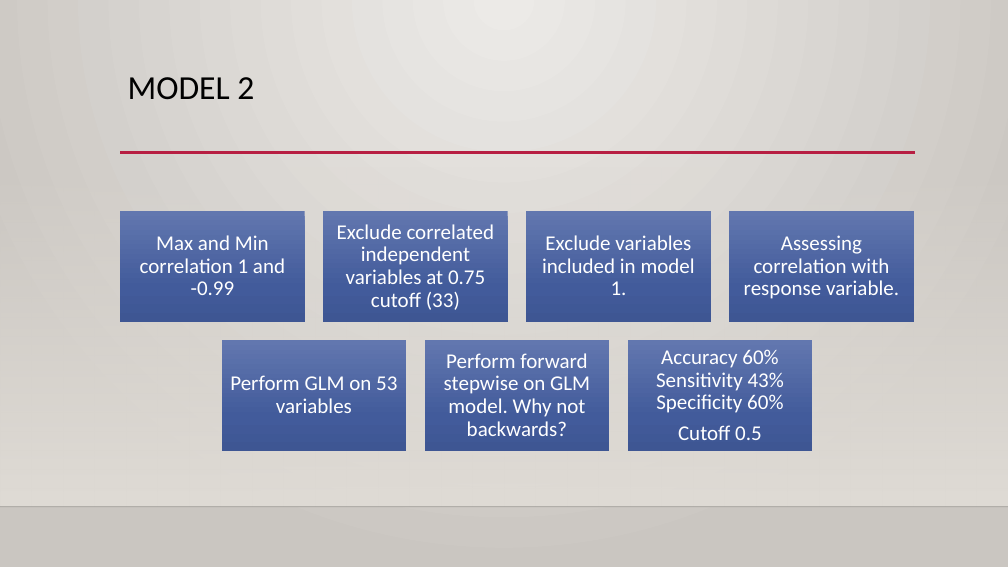
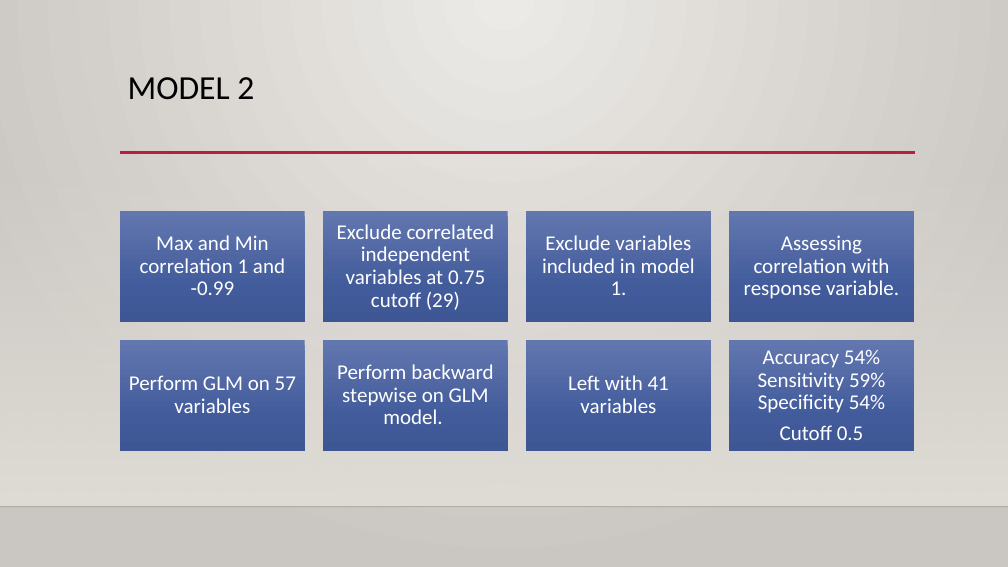
Before and after one commit to karimkhamwani/data-mining, a slide deck: slide 12 of Caravan.pptx. Drawn at 1008x567 pixels with LibreOffice and Linux fonts; fonts in the diff are those of the drawing; background and template pictures are left out. Boxes give left, top, right and bottom in pixels: in the first picture for what was removed or moved away, otherwise in the second. Text is boxed around its words. In the diff, an @@ line names an element or a change of style, - is before the commit and + after.

```diff
--- a/Caravan.pptx
+++ b/Caravan.pptx
@@ text at bbox=[337, 224, 495, 310]: text changed @@
-Exclude correlated independent variables at 0.75 cutoff (33)
+Exclude correlated independent variables at 0.75 cutoff (29)
@@ 3 rectangles: place and size @@
-3 rectangles at bbox=[222, 340, 812, 451]
+3 rectangles at bbox=[120, 340, 711, 451]
@@ text "Accuracy 54% Sensitivity 59% Specificity ...": place and size @@
-text "Accuracy 54% Sensitivity 59% Specificity ..." at bbox=[656, 349, 784, 440]
+text "Accuracy 54% Sensitivity 59% Specificity ..." at bbox=[758, 349, 885, 440]
@@ rectangle added at bbox=[730, 340, 914, 451], fill gradient #6378B0 to #425B9B to #3F5793 @@
@@ text at bbox=[758, 349, 885, 413]: text changed @@
-Accuracy 60% Sensitivity 43% Specificity 60%
+Accuracy 54% Sensitivity 59% Specificity 54%
@@ text at bbox=[129, 375, 296, 413]: text changed @@
-Perform GLM on 53 variables
+Perform GLM on 57 variables
@@ text at bbox=[337, 364, 493, 424]: text changed @@
-Perform forward stepwise on GLM model. Why not backwards?
+Perform backward stepwise on GLM model.
@@ text added at bbox=[568, 375, 669, 413], 20 pt, text #FFFFFF @@
+Left with 41 variables
```
Also in this commit, not shown: 9 other slides changed, 4 slides added, 2 slides removed.
